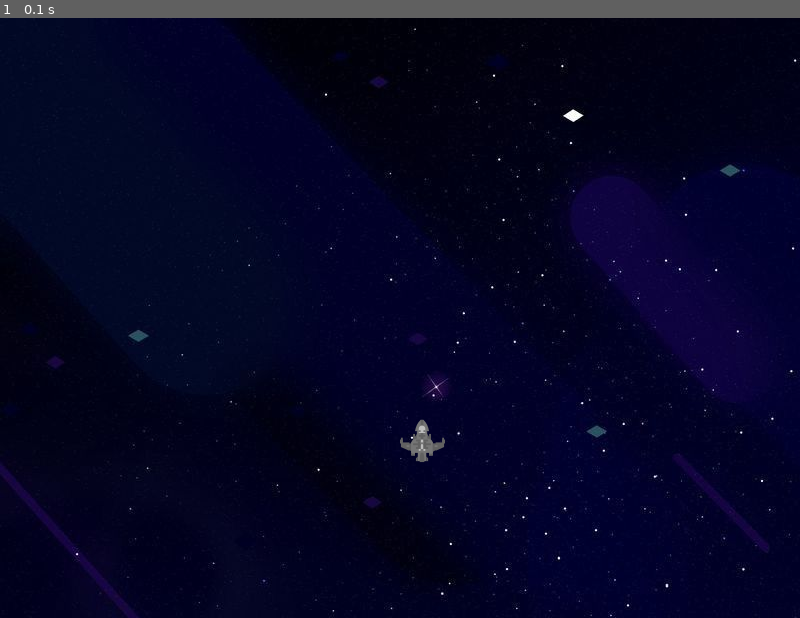
Above: before the commit, frame 1.
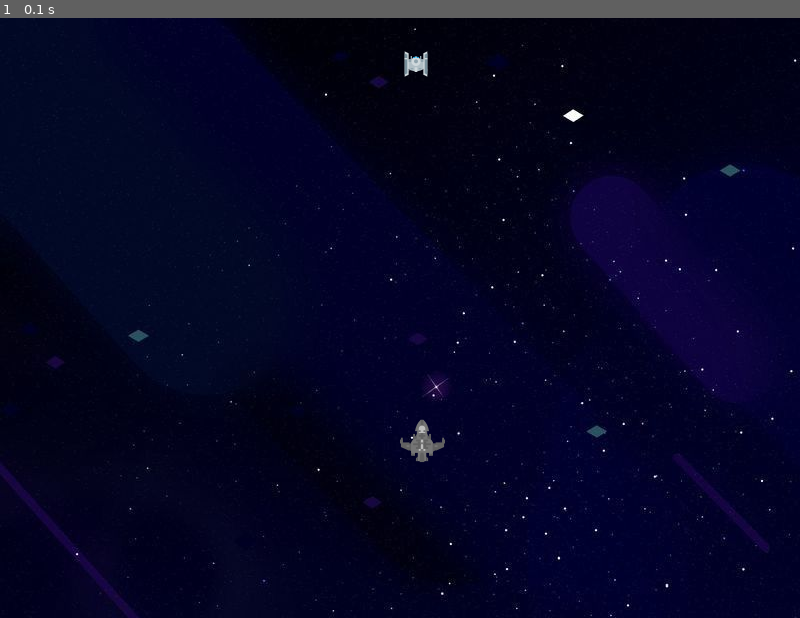
Above: after the commit, the same moment.

Repository: freddyB19/space-invaders-pygame
Game: pygame game, started from main.py
Same seed, same stepped clock (60 frames per second), same inputs: the game is played once before the commit and once after it.
Inputs:
- Up to frame 1 (0.1 s): no input

The runs differ from the first frame. In frame 1, less than 0.1% of the frame differs, in the area x 50-54%, y 5-10%.

Commit message:
feat: integrando enemigo [alien] al juego
Por ahora solo dibuja al enemigo en la pantalla.

Diff:
--- a/src/core/game.py
+++ b/src/core/game.py
@@ -5,6 +5,7 @@
 from src import BACKGROUND_DIR, ASSETS_DIR
 
 from src.characters.ship.ship import Ship
+from src.characters.enemy.enemy import Alien
 from src.characters.characters import MoveCharacter
 
 Image = pygame.surface.Surface
@@ -55,6 +56,10 @@
 			screen_size = self.screen_size
 		)
 
+		self.aliens = [
+			Alien(position = (400, 30), img = self.alien_surface)
+		]
+
 	def ship_events(self) -> None:
 		self.ship.draw(screen = self.screen)
 
@@ -69,6 +74,12 @@
 					bullet.draw(screen = self.screen)
 				else:
 					self.ship.bullets.pop(index)
+
+
+	def alien_events(self) -> None:
+		for alien in self.aliens:
+			alien.draw(screen = self.screen)
+
 
 	def keys_player(self, time: float) -> None:
 		keys = pygame.key.get_pressed()
@@ -117,6 +128,8 @@
 			self.keys_player(time = time)
 			self.ship_events()
 
+			self.alien_events()
+
 			self.update_screen()
 
 		self.exit()
